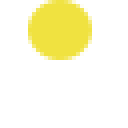
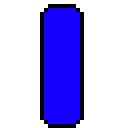
Comparing the layer stacks of the two 128×128 images. Changes:
hid "Ellipse 1" over [28, 0, 92, 60]
showed "Rounded Rectangle 1" over [40, 4, 84, 128]
